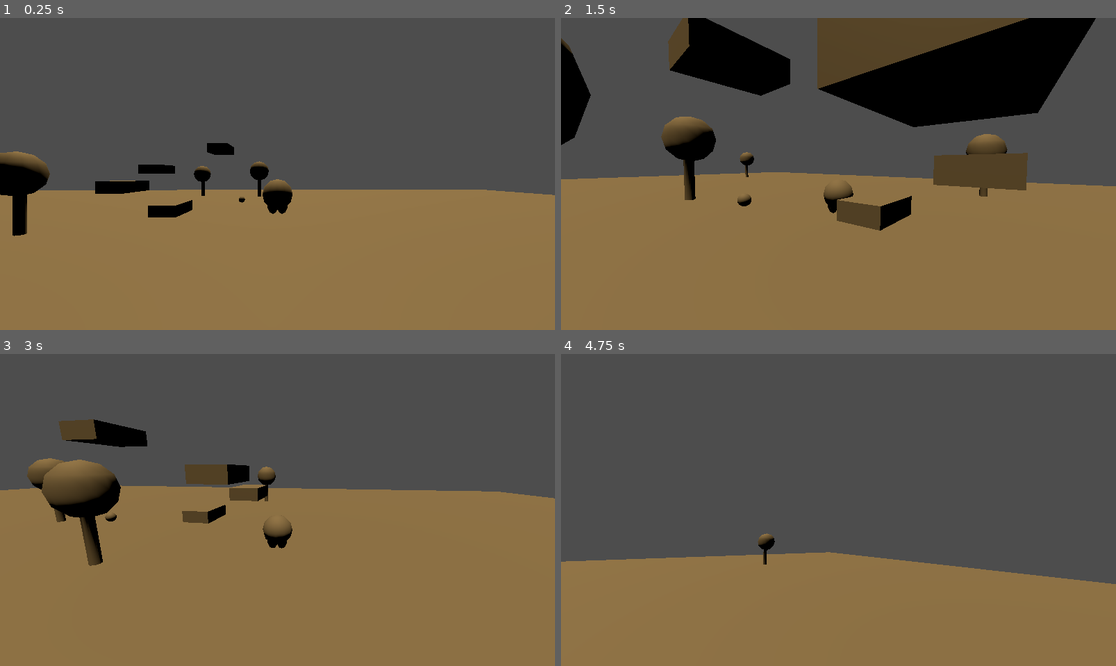
Above: before the commit, frames 1-4 (two rows, left to right).
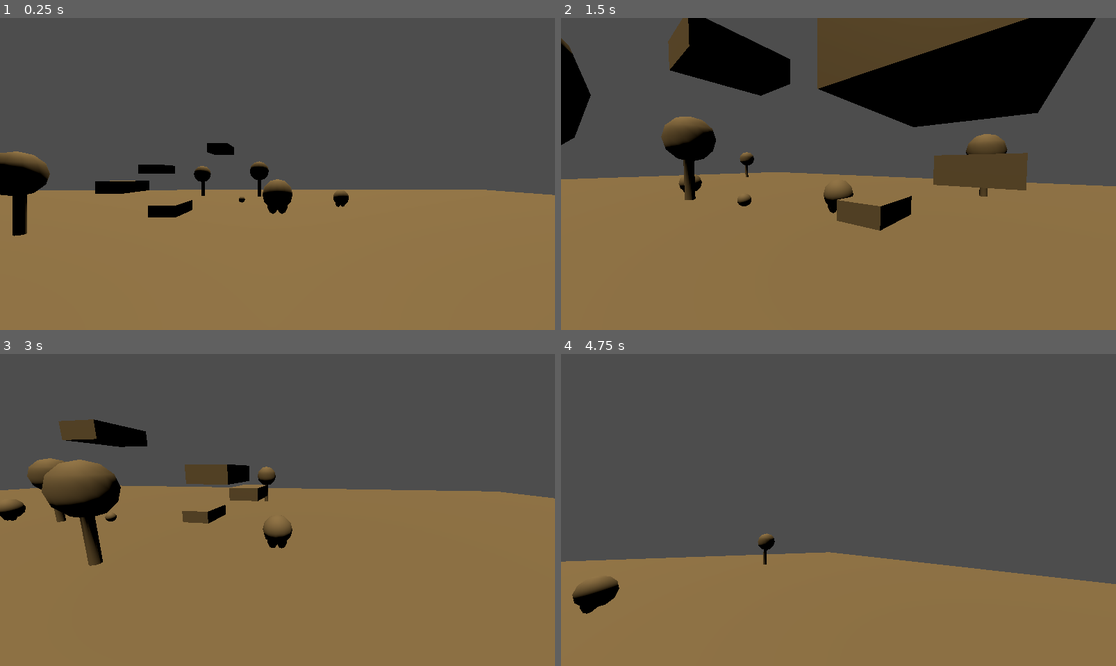
Above: after the commit, the same moments.

Repository: FKimball/Capstone-Game
Game: Godot game, scene res://Lab4.tscn
Same seed, same stepped clock (60 frames per second), same inputs: the game is played once before the commit and once after it. The project has no main scene, so this scene is started directly.
Inputs (mouse positions are in pixels of both pictures, inside the frame that each line leads up to):
- Up to frame 1 (0.25 s): no input
- Up to frame 2 (1.5 s): tap Enter (ui_accept) at 0.5, 0.77 s; move the mouse to (960, 158) at 0.52 s; hold Right (right) 0.53-1.28 s; move the mouse to (727, 189) at 1.27 s; hold Down (down) from 1.28 s (still down)
- Up to frame 3 (3 s): tap Enter (ui_accept) at 1.52 s; move the mouse to (333, 441) at 2.02 s; release Down (down) at 2.03 s; hold Right (right) 2.03-2.78 s; move the mouse to (249, 572) at 2.77 s; hold Up (up) from 2.78 s (still down)
- Up to frame 4 (4.75 s): tap Enter (ui_accept) at 3.02, 3.77, 4.52 s; move the mouse to (1005, 556) at 3.52 s; release Up (up) at 3.53 s; hold Left (left) from 3.53 s (still down); move the mouse to (672, 463) at 4.27 s

The runs differ from the first frame. In frame 1, 0.1% of the frame differs, in the area x 60-63%, y 55-61%; in frame 2, less than 0.1%; in frame 3, 0.2%; in frame 4, 0.6%, in the area x 2-11%, y 71-84%.

Commit message:
Test Updates

Diff:
--- a/Frankie_Tests/Camera Tests/Lab4.tscn
+++ b/Frankie_Tests/Camera Tests/Lab4.tscn
@@ -1,7 +1,8 @@
-[gd_scene load_steps=3 format=3 uid="uid://5gv8v04hl4oe"]
+[gd_scene load_steps=4 format=3 uid="uid://5gv8v04hl4oe"]
 
 [ext_resource type="PackedScene" uid="uid://cyt3j5ntkumvd" path="res://3dPlayer.tscn" id="1_f0b52"]
 [ext_resource type="PackedScene" uid="uid://lmq3sa2lp6de" path="res://item.tscn" id="2_2yveb"]
+[ext_resource type="PackedScene" uid="uid://dsjpcn08raqtk" path="res://npc.tscn" id="2_gywbc"]
 
 [node name="Node3D" type="Node3D"]
 
@@ -12,6 +13,9 @@
 transform = Transform3D(1, 0, 0, 0, 1, 0, 0, 0, 1, 0.788172, -0.802104, -0.407353)
 use_collision = true
 size = Vector3(47.1144, 0.420898, 27.922)
+
+[node name="NPC" parent="." instance=ExtResource("2_gywbc")]
+transform = Transform3D(1, 0, 0, 0, 1, 0, 0, 0, 1, -3.96332, -0.0677056, 2.01845)
 
 [node name="DirectionalLight3D" type="DirectionalLight3D" parent="."]
 transform = Transform3D(1, 0, 0, 0, 0.292272, 0.956335, 0, -0.956335, 0.292272, -2.25159, 7.60746, 2.19677)
--- a/Frankie_Tests/Camera Tests/item.gd
+++ b/Frankie_Tests/Camera Tests/item.gd
@@ -6,6 +6,6 @@
 	body_entered.connect(_on_body_entered)
 
 func _on_body_entered(body: Node) -> void:
-	if body.name == "Player":  # Adjust name/tag as needed
+	if body.name == "Player":
 		print("Picked up:", item_name)
-		queue_free()  # Removes the item from the scene
+		queue_free()
--- /dev/null
+++ b/Frankie_Tests/Camera Tests/npc.tscn
@@ -0,0 +1,16 @@
+[gd_scene format=3 uid="uid://dsjpcn08raqtk"]
+
+[node name="NPC" type="Node3D"]
+
+[node name="CSGSphere3D" type="CSGSphere3D" parent="."]
+transform = Transform3D(0.877322, 0, 0.479902, 0, 1, 0, -0.479902, 0, 0.877322, 0, 0, 0)
+use_collision = true
+radius = 0.375242
+
+[node name="CSGSphere3D" type="CSGSphere3D" parent="CSGSphere3D"]
+transform = Transform3D(0.5, 0, 0, 0, 1, 0, 0, 0, 0.5, -0.138891, -0.169548, 0.0214993)
+radius = 0.295552
+
+[node name="CSGSphere3D2" type="CSGSphere3D" parent="CSGSphere3D"]
+transform = Transform3D(0.344001, 0, -0.362856, 0, 1, 0, 0.362856, 0, 0.344001, 0.0688085, -0.174445, 0.110302)
+radius = 0.295552
--- a/Frankie_Tests/Camera Tests/project.godot
+++ b/Frankie_Tests/Camera Tests/project.godot
@@ -10,7 +10,7 @@
 
 [application]
 
-config/name="Lab 4"
+config/name="FkTest"
 config/features=PackedStringArray("4.3", "Forward Plus")
 config/icon="res://icon.svg"
 
--- /dev/null
+++ b/Frankie_Tests/Camera Tests/textbox.gd
@@ -0,0 +1 @@
+extends CanvasLayer
--- /dev/null
+++ b/Frankie_Tests/Camera Tests/textbox.tscn
@@ -0,0 +1,26 @@
+[gd_scene load_steps=3 format=3 uid="uid://d2rh83vqrmav5"]
+
+[ext_resource type="Script" path="res://textbox.gd" id="1_2l0vw"]
+
+[sub_resource type="LabelSettings" id="LabelSettings_80unh"]
+
+[node name="textbox" type="CanvasLayer"]
+script = ExtResource("1_2l0vw")
+
+[node name="MarginContainer" type="MarginContainer" parent="."]
+texture_filter = 1
+offset_right = 331.0
+offset_bottom = 79.0
+
+[node name="Panel" type="Panel" parent="MarginContainer"]
+layout_mode = 2
+
+[node name="Label" type="Label" parent="MarginContainer/Panel"]
+layout_mode = 2
+offset_left = -1.0
+offset_top = 2.0
+offset_right = 331.0
+offset_bottom = 78.0
+text = "Test the quick brown box jumped over the sly dog"
+label_settings = SubResource("LabelSettings_80unh")
+autowrap_mode = 2
